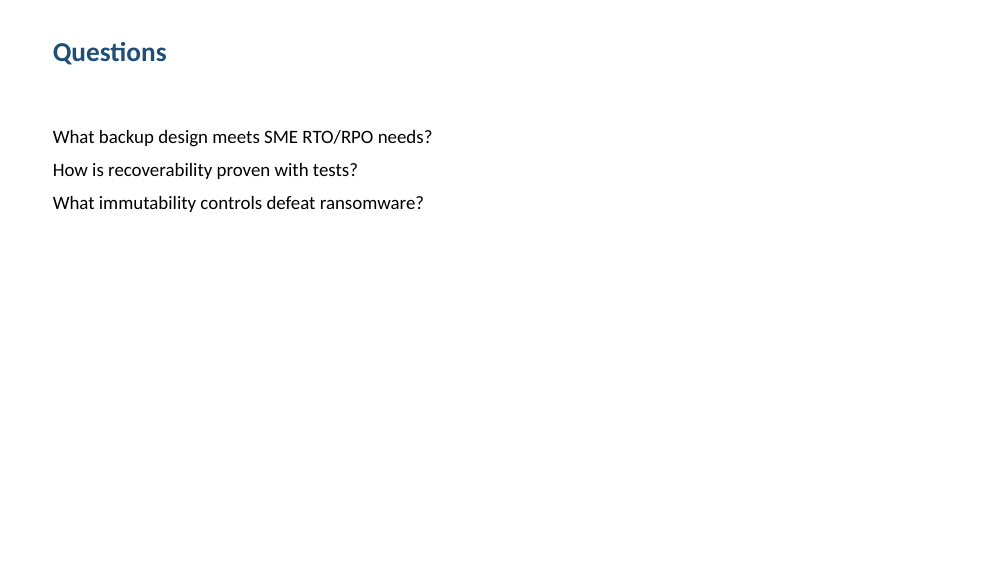
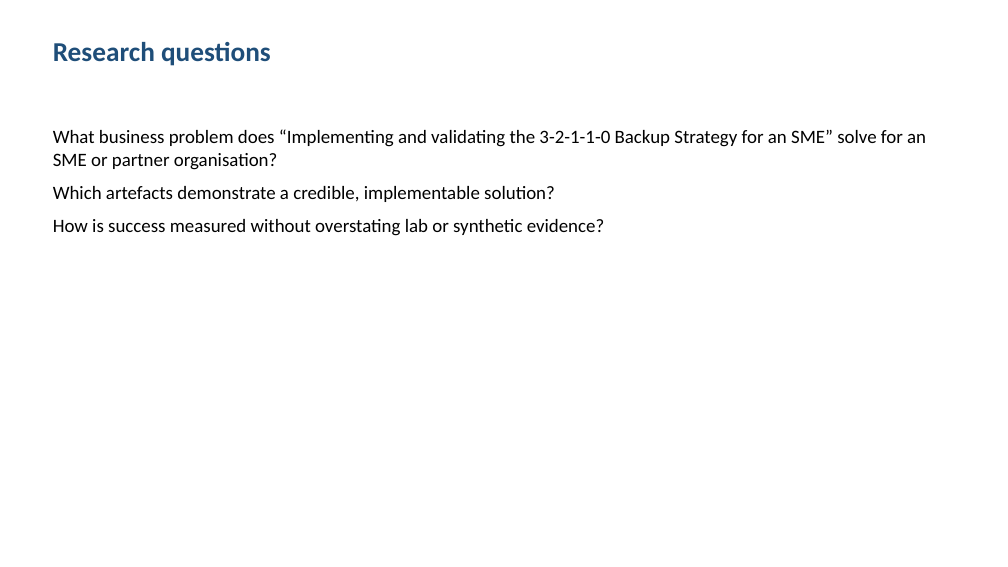
Before and after one commit to shohrabniaz/backup-strategy-3-2-1-1-0, a slide deck: slide 2 of Final_Submission/02_Presentation.pptx. Drawn at 1008x567 pixels with LibreOffice and Linux fonts; fonts in the diff are those of the drawing. Boxes give left, top, right and bottom in pixels: in the first picture for what was removed or moved away, otherwise in the second. Text is boxed around its words. In the diff, an @@ line names an element or a change of style, - is before the commit and + after.

```diff
--- a/Final_Submission/02_Presentation.pptx
+++ b/Final_Submission/02_Presentation.pptx
@@ text at (53,42,271,66): text changed @@
-Questions
+Research questions
@@ text at (53,129,926,236): text changed @@
-What backup design meets SME RTO/RPO needs?
-How is recoverability proven with tests?
-What immutability controls defeat ransomware?
+What business problem does “Implementing and validating the 3-2-1-1-0 Backup Strategy for an SME” solve for an SME or partner organisation?
+Which artefacts demonstrate a credible, implementable solution?
+How is success measured without overstating lab or synthetic evidence?
```
Also in this commit, not shown: 3 other slides changed, 12 other files.
